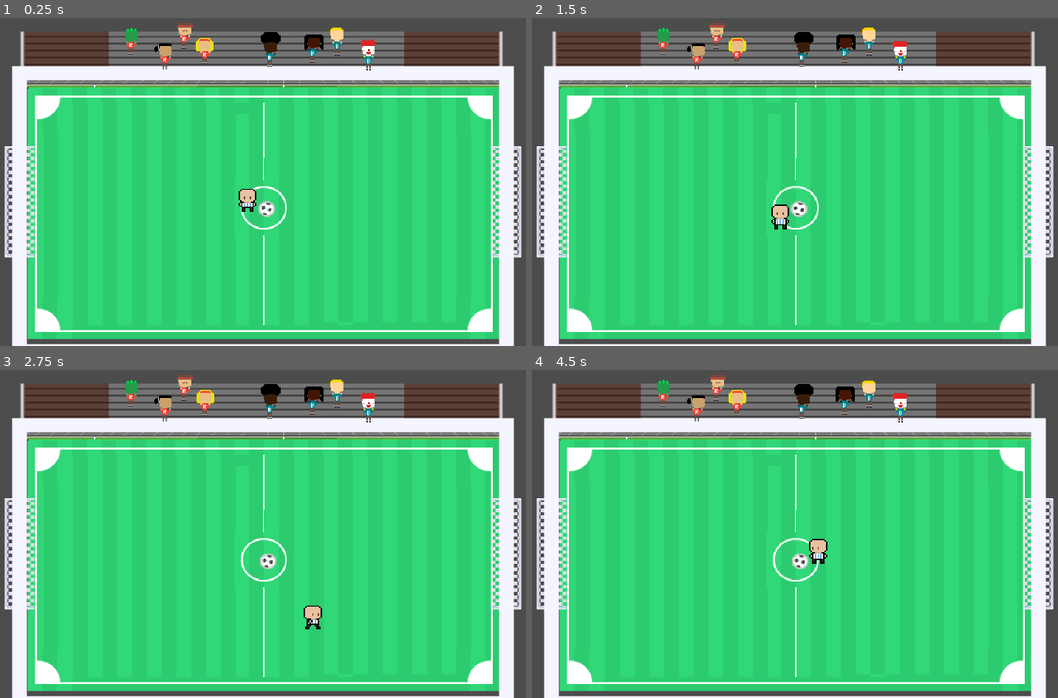
Above: before the commit, frames 1-4 (two rows, left to right).
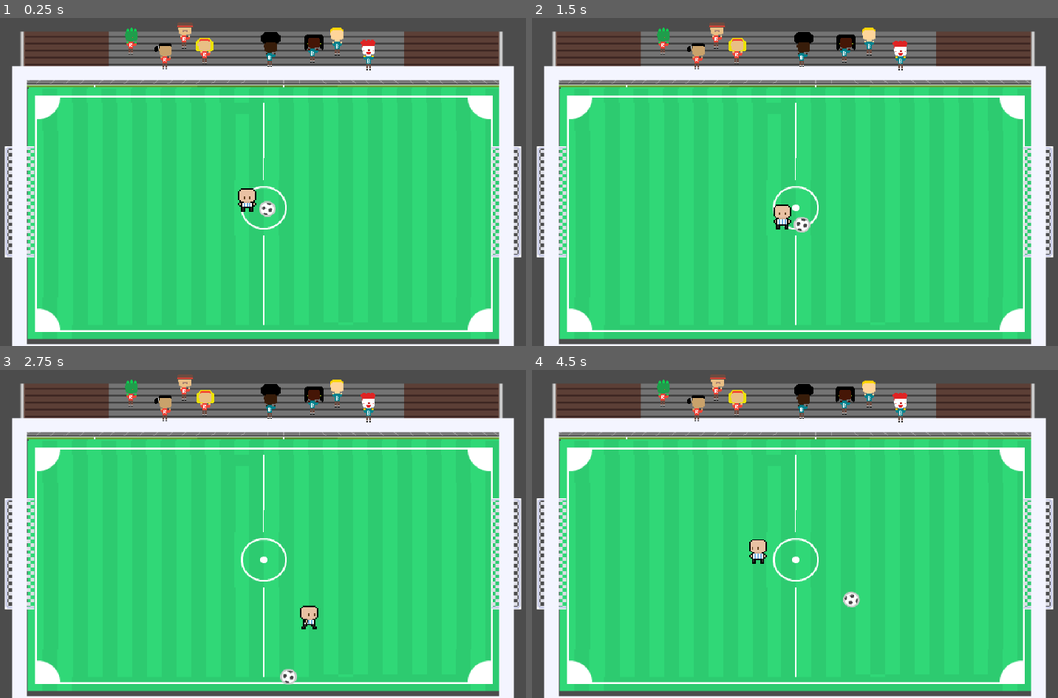
Above: after the commit, the same moments.

Repository: HatakekkSheeshh/Tiny_Football
Game: Godot game, scene res://Scenes/tilemap.tscn
The game is run twice, just before and just after one commit, with the same random seed, the same clock (stepped at 60 frames per second) and the same inputs.
Inputs:
- Up to frame 1 (0.25 s): no input
- Up to frame 2 (1.5 s): hold D (ui_right) 0.53-1.28 s; hold S (ui_down) from 1.28 s (still down)
- Up to frame 3 (2.75 s): release S (ui_down) at 2.03 s; hold D (ui_right) from 2.03 s (still down)
- Up to frame 4 (4.5 s): release D (ui_right) at 2.78 s; hold W (ui_up) 2.78-3.53 s; hold A (ui_left) from 3.53 s (still down)

The runs differ from the first frame. In frame 1, less than 0.1% of the frame differs, in the area x 45-53%, y 51-61%; in frame 2, 0.4%; in frame 3, 0.4%; in frame 4, 0.7%, in the area x 41-63%, y 51-73%.

Commit message:
collide for ball

Diff:
--- a/kick-&-score/GameObject/ball.tscn
+++ b/kick-&-score/GameObject/ball.tscn
@@ -7,6 +7,7 @@
 bounce = 0.8
 
 [sub_resource type="CircleShape2D" id="CircleShape2D_6q6ci"]
+radius = 10.666667
 
 [node name="Ball" type="Node2D"]
 scale = Vector2(0.75, 0.75)
--- a/kick-&-score/Scripts/player.gd
+++ b/kick-&-score/Scripts/player.gd
@@ -1,15 +1,21 @@
 extends CharacterBody2D
 
-const SPEED = 50.0
+# Const variables
+const SPEED = 100.0
+const GAIN := 1.0            # rate: ball ≈ GAIN * player_velocity
+const MAX_BALL_SPEED := 1000 # max velocity for the ball (px/s)
+
 var current_dir = "none"
 var pushing_ball = false
+var ball: RigidBody2D = null
+
 
 func _ready() -> void:
 	$AnimatedSprite2D.play("idle")
 
 func _physics_process(delta: float) -> void:
 	player_movement(delta)
-	check_collision(delta)
+	check_collision()
 
 func player_movement(delta: float) -> void:
 	if Input.is_action_pressed("ui_right"):
@@ -37,8 +43,6 @@
 		velocity = Vector2.ZERO
 
 	move_and_slide()
-	if pushing_ball:
-		push_ball()
 
 func play_anim(movement: int) -> void:
 	var dir = current_dir
@@ -73,20 +77,29 @@
 			anim.play("idle")
 
 func push_ball() -> void:
-	var ball = get_node_or_null("Ball") # Use get_node_or_null to avoid errors if the node doesn't exist
-	if ball:
-		print("Ball node found!")
-	else:
-		print("Ball node not found!")
-	if ball and ball is RigidBody2D:
-		ball.apply_impulse(Vector2.ZERO, velocity.normalized() * 1000)
+	if ball and velocity.length() > 0.01:
+		var v_unit = velocity.normalized()
+		var v_magnitude = velocity.length()
+		var v_target = min(v_magnitude * GAIN, MAX_BALL_SPEED)
+		var v_along = ball.linear_velocity.dot(v_unit)
+		var dv = v_target - v_along
+		if dv > 0.0:
+			var j = ball.mass * dv
+			ball.apply_central_impulse(v_unit * j)
 
-func check_collision(delta: float) -> void:
-	var collision = move_and_collide(velocity * delta)
-	if collision:
+func check_collision() -> void:
+	pushing_ball = false
+	ball = null
+
+	if velocity.length() <= 0.01:
+		return
+
+	for i in range(get_slide_collision_count()):
+		var collision = get_slide_collision(i)
+		if collision == null:
+			continue
 		var collider = collision.get_collider()
-		if collider.name == "Ball":
+		if collider is RigidBody2D:
+			ball = collider
 			pushing_ball = true
-			print("Player is now in collision with the ball!")
-		else:
-			pushing_ball = false
+			push_ball()
Not shown, added: kick-&-score/Assets/kenney_sports-pack/PNG/Elements/element (73).png.import~RF1d1ef4.TMP
